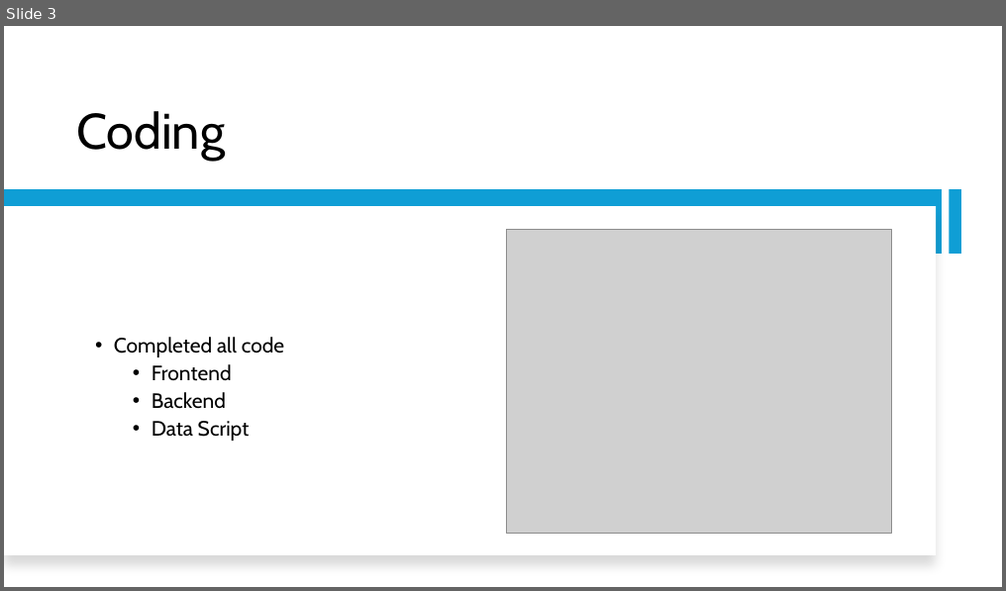
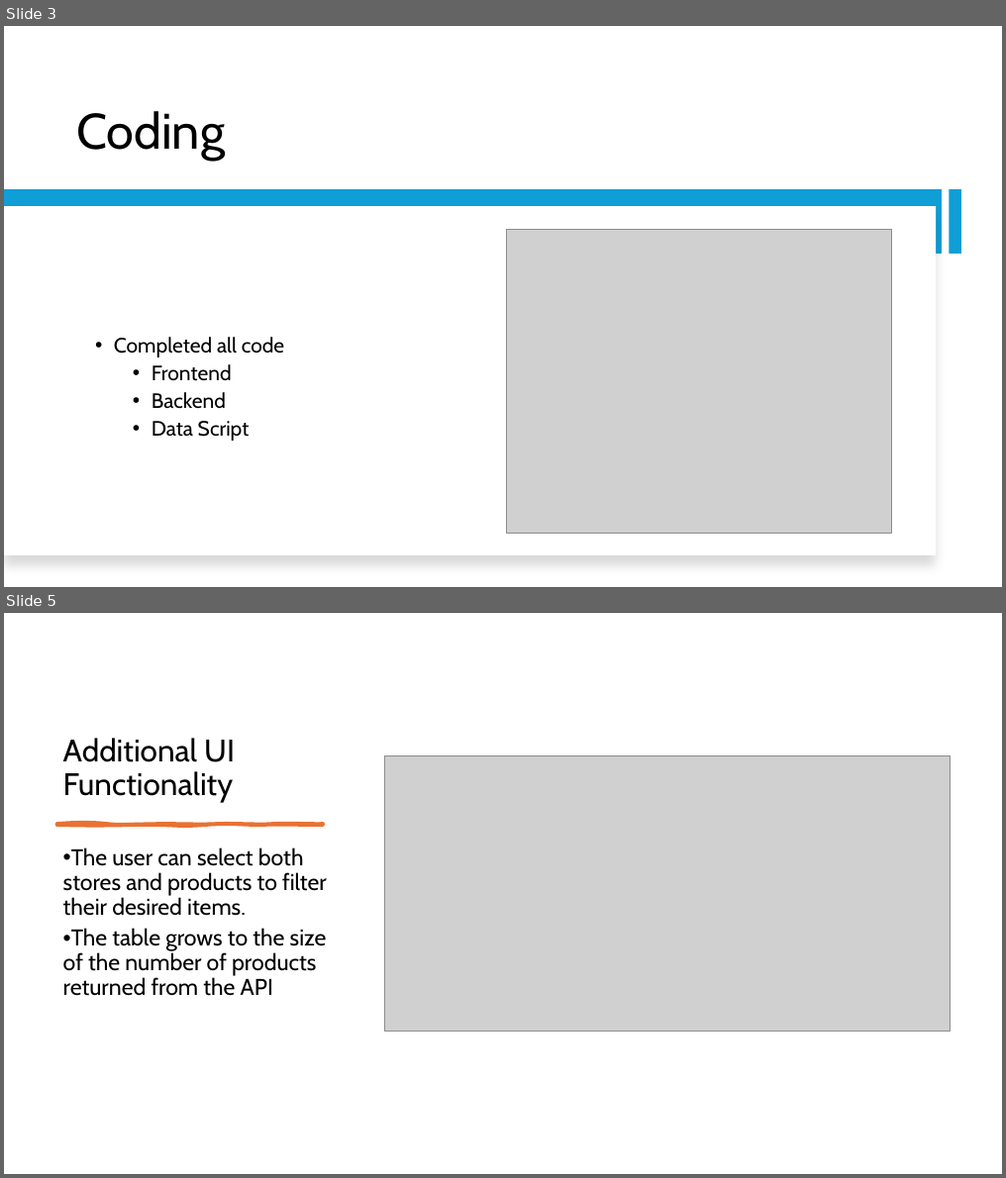
Before and after one commit to Jormungandr72/Cross-Website-Price-Checker, a slide deck: docs/phase_four_docs/Phase_Four_Presentation.pptx. Shown one above the other, each under a label of ours: slide 3 before the commit, slides 3 and 5 after it; the slides between them are not shown. The pictures are 1006x591 and 1006x1178 pixels, drawn with LibreOffice and Linux fonts; fonts in the diff are those of the drawing; grey boxes stand for pictures. Boxes give left, top, right and bottom in pixels: in the first picture for what was removed or moved away, otherwise in the second. Text is boxed around its words. In the diff, an @@ line names an element or a change of style, - is before the commit and + after.

```diff
--- a/docs/phase_four_docs/Phase_Four_Presentation.pptx
+++ b/docs/phase_four_docs/Phase_Four_Presentation.pptx
@@ slide 5 added at (4,613,1002,1174), background #FFFFFF @@
@@ title added at (55,665,337,806), 30 pt, text #000000 @@
+Additional UI
+Functionality
@@ picture added at (385,756,950,1032) @@
@@ freeform shape added at (56,823,323,825), fill #E97132, outline #E97132 3 pt @@
@@ text added at (63,848,327,996), 22 pt, text #000000 @@
+• The user can select both stores and products to filter their desired items.
+• The table grows to the size of the number of products returned from the API
```
Also in this commit, not shown: 1 slide changed, 1 slide removed, 22 other files.
